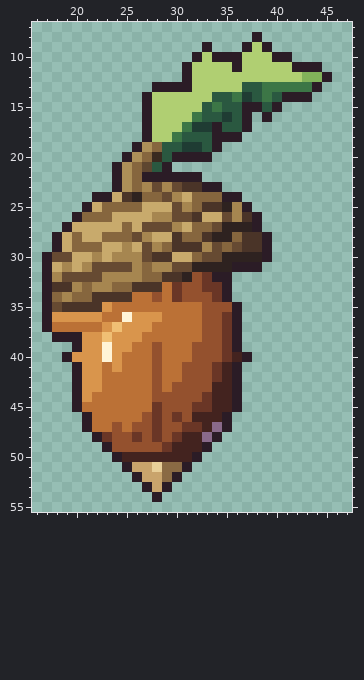
Pixel-art file, stored at aseprite-source/v3/items/final/games/crop-nut.aseprite. That is the earlier state.
64x64 pixels, 1 frame. Colours within 5 levels of each other are drawn and written as one. Shown: x 16..47, y 7..55. The old version is drawn lined up with the new one.
Now the later version:
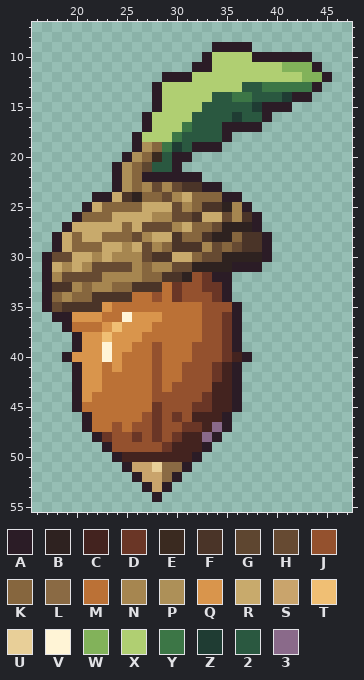
Palette (. is transparent): A #2b1c26  B #2e2220  C #43231f  D #6a3626  E #3a2a20  F #4a3428  G #5e4630  H #664a32  J #94512e  K #86663e  L #8a6a44  M #bb7136  N #a68650  P #ad9058  Q #d9954c  R #c8aa6c  S #c9a46c  T #f0bf74  U #e8cf98  V #fff4d6  W #82b25a  X #b0cf72  Y #3c7646  Z #1f3c33  2 #2a5840  3 #8a6a8a
Change:
whole drawing moved by +0,-1 (the old picture is shown already moved)
@@ x 24..45 @@
  7 ......................
- 8 ..............A.......
- 9 .........A...AXA......
-10 ........AXAAAXXXAA....
-11 .......AXXXXAXXXXXAAA.
-12 .......AXXXXXXXXXXXWWA
-13 ....AAAAXXXXX22YYYYYA.
-14 ...AXXXXXX22YZ2Y2AAA..
-15 ...AXXXXX2Y22AA2A.....
-16 ...AXXXXY22Z2A.A......
-17 ...AXXXYZZA22A........
-18 ...AXXY222AAA.........
-19 ..APK22ZZ2A...........
-20 .APKE2AAAA............
-21 APKG2A................
+ 8 ......................
+ 9 ..........AAAA........
+10 .........AXXXXAAAAAA..
+11 ........AAXXXXXXXWWWA.
+12 .....AAAXXXXXXXXXXXWWA
+13 ....AXXXXXXXX22YYYYYA.
+14 ....AXXXXX22YY222ZAA..
+15 ....AXXXX22222ZAAA....
+16 ...AXXXX2222Z22A......
+17 ...AXXXY222AAAA.......
+18 ..AXXXY2222A..........
+19 ..APKYZ2AAA...........
+20 .APKE2AA..............
+21 APKG22A...............
 22 APKAAAAAA.............
@@ x 16..21 @@
 35 .AHFFF
-36 .AQQQQ
-37 .AMMMM
-38 ..AAAQ
+36 ..AAQQ
+37 ...AMM
+38 ....AQ
 39 ....AQ
